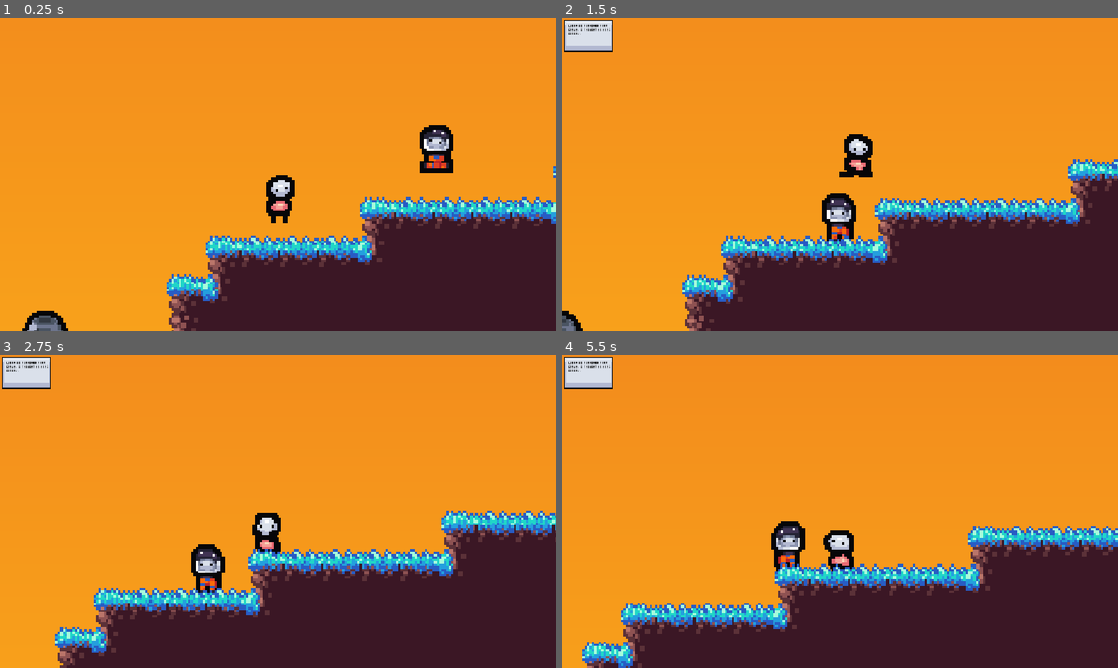
Above: before the commit, frames 1-4 (two rows, left to right).
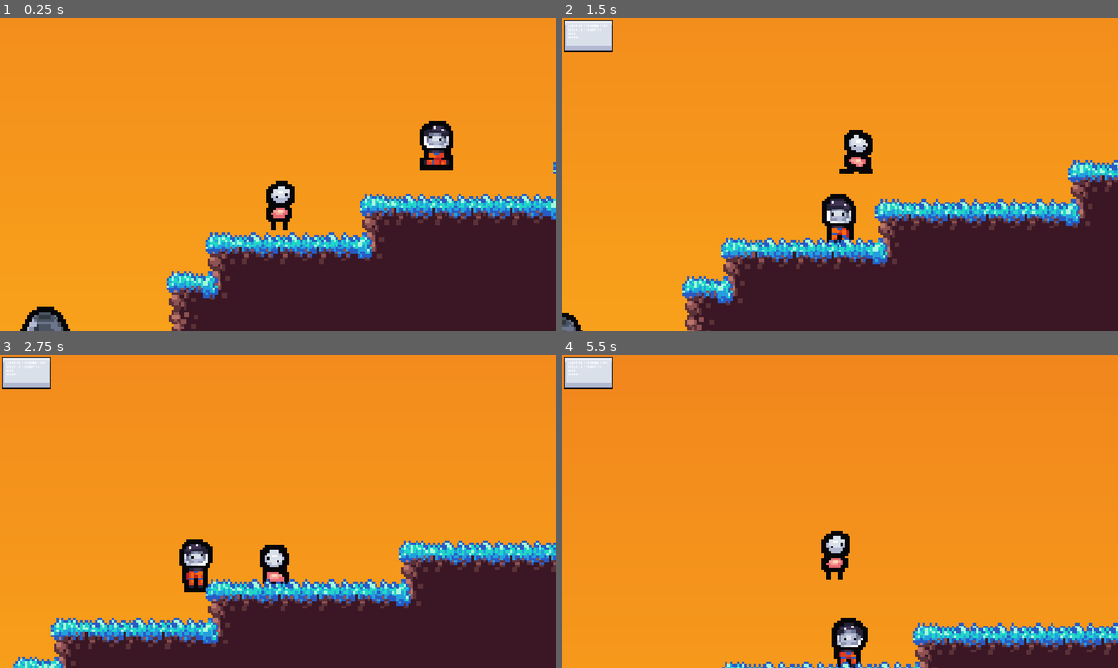
Above: after the commit, the same moments.

Repository: SailedHare/Little-Guy-In-Big-World
Game: Godot game, scene res://Scenes/main.tscn
The game is run twice, just before and just after one commit, with the same random seed, the same clock (stepped at 60 frames per second) and the same inputs.
Inputs:
- Up to frame 1 (0.25 s): no input
- Up to frame 2 (1.5 s): hold Space (jump) 0.53-1.28 s; hold D (right) from 0.53 s (still down); tap E (interact) at 1.35 s
- Up to frame 3 (2.75 s): tap Space (jump) at 1.52, 1.55, 1.82 s; release D (right) at 2.03 s; hold A (left) from 2.03 s (still down); hold Space (jump) from 2.03 s (still down)
- Up to frame 4 (5.5 s): release A (left) at 2.78 s; release Space (jump) at 2.78 s; hold D (right) 2.78-4.28 s; tap E (interact) at 2.85, 4.35 s; tap Space (jump) at 3.02, 3.05, 3.32, 4.52, 4.55, 4.82 s; hold Space (jump) 3.53-4.28 s; hold A (left) 4.28-5.03 s; hold D (right) from 5.03 s (still down); hold Space (jump) from 5.03 s (still down)

The runs differ from the first frame. In frame 1, 6.6% of the frame differs, in the area x 3-100%, y 32-100%; in frame 2, 3.4%; in frame 3, 16%; in frame 4, 28%, in the area x 1-100%, y 2-100%.

Commit message:
fix text box and make movemnt/ jump better

Diff:
--- a/Scenes/player.gd
+++ b/Scenes/player.gd
@@ -1,36 +1,81 @@
 extends CharacterBody2D
-var max_speed = 50
+
+var max_speed = 100
 var acceleration = 100
 var direction
 var friction = 500
-var jump_velocity = 50
-const jump_velo_const = 50
-var facing = 1 #1 = right -1 = left
-var gravity = 1
-const gravity_const = 5
+var jump_velocity = 50.0
+
+const MIN_JUMP_VELOCITY = 50.0
+const MAX_JUMP_VELOCITY = 150.0
+const JUMP_CHARGE_SPEED = 150.0
+
+var facing = 1 # 1 = right, -1 = left
+var gravity = 200
+const gravity_const = 500
 var jumped = false
 
 @onready var player_sprite: AnimatedSprite2D = $PlayerSprite
 @onready var text_box: NinePatchRect = $CanvasLayer/TextBox
+
 
 func _unhandled_input(event: InputEvent) -> void:
 	if event.is_action_pressed("interact") and not event.is_echo():
 		text_box.visible = not text_box.visible
 
 
-
 func _physics_process(delta: float) -> void:
-	print(jump_velocity)
 	movement(delta)
 	flipping()
+
 	if not is_on_floor():
-		velocity.y += gravity
-		gravity + 2 * delta
-	else:
-		gravity = gravity_const
+		velocity.y += gravity * delta
 
 
-func flipping():
+func movement(delta: float) -> void:
+	direction = Input.get_axis("left", "right")
+
+	if direction:
+		velocity.x = move_toward(
+			velocity.x,
+			direction * max_speed,
+			acceleration * delta
+		)
+	else:
+		velocity.x = move_toward(
+			velocity.x,
+			0,
+			friction * delta
+		)
+
+	# Charge while holding jump on the ground
+	if is_on_floor() and Input.is_action_pressed("jump"):
+		player_sprite.play("Crouch")
+		jump_velocity = min(
+			jump_velocity + JUMP_CHARGE_SPEED * delta,
+			MAX_JUMP_VELOCITY
+		)
+		max_speed = 30
+
+	# Jump when releasing the button
+	elif is_on_floor() and Input.is_action_just_released("jump"):
+		velocity.y = -jump_velocity
+		jumped = true
+		max_speed = 50
+
+	elif velocity.x != 0:
+		player_sprite.play("Walk")
+	elif is_on_floor():
+		player_sprite.play("Idle")
+
+	# Reset charge after leaving the ground
+	if not is_on_floor() and jumped:
+		jump_velocity = MIN_JUMP_VELOCITY
+
+	move_and_slide()
+
+
+func flipping() -> void:
 	if velocity.x < 0:
 		facing = -1
 	elif velocity.x > 0:
@@ -41,35 +86,10 @@
 			player_sprite.flip_h = false
 		-1:
 			player_sprite.flip_h = true
-func movement(delta):
-	direction = Input.get_axis("left", "right")
-	if direction:
-		velocity.x = move_toward(velocity.x, direction * max_speed, acceleration * delta)
-	else:
-		velocity.x = move_toward(velocity.x, 0 , friction * delta)
-
-	if Input.is_action_just_released("jump") and is_on_floor():
-		velocity.y = -jump_velocity
-		jump_velocity = jump_velo_const
-		max_speed = 100
-		jumped = true
 
 
-	if Input.is_action_pressed("jump"):
-		player_sprite.play("Crouch")
-		if jump_velocity < 150:
-			print("hi")
-			jump_velocity += 150 * delta
-		max_speed = 30
-	elif velocity.x != 0:
-		player_sprite.play("Walk")
-	elif is_on_floor():
-		player_sprite.play("Idle" )
-
-
-	move_and_slide()
-	#AVY CAN YOU MAKE IT SO WHEN FALLING FROM A CERTAIN DISTANCE THE THING BELOW HAPPENs
-	#if jumped == true and is_on_floor():
-		#player_sprite.play("Splat")
-		#if player_sprite.frame == 3:
-			#jumped = false
+# AVY CAN YOU MAKE IT SO WHEN FALLING FROM A CERTAIN DISTANCE THE THING BELOW HAPPENS
+# if jumped == true and is_on_floor():
+#     player_sprite.play("Splat")
+#     if player_sprite.frame == 3:
+#         jumped = false
--- a/Scenes/text_box.tscn
+++ b/Scenes/text_box.tscn
@@ -2,6 +2,10 @@
 
 [ext_resource type="Texture2D" uid="uid://cavsritibgmwe" path="res://Assets/text box.png" id="1_nwibb"]
 [ext_resource type="FontFile" uid="uid://dlp4aefopdnq4" path="res://Assets/Small Pixels.ttf" id="2_0kxgl"]
+
+[sub_resource type="LabelSettings" id="LabelSettings_2v8iq"]
+font = ExtResource("2_0kxgl")
+font_size = 4
 
 [node name="Text Box" type="NinePatchRect" unique_id=161280784]
 offset_right = 110.0
@@ -13,14 +17,17 @@
 patch_margin_bottom = 18
 
 [node name="Label" type="Label" parent="." unique_id=1325355480]
+custom_minimum_size = Vector2(84, 44)
 layout_mode = 0
 offset_left = 13.0
 offset_top = 13.0
-offset_right = 53.0
-offset_bottom = 36.0
+offset_right = 97.0
+offset_bottom = 57.0
 theme_override_colors/font_color = Color(0, 0, 0, 1)
 theme_override_fonts/font = ExtResource("2_0kxgl")
 theme_override_font_sizes/font_size = 4
 text = "Lucky we survived that
 crash. I thought we were
 goners."
+label_settings = SubResource("LabelSettings_2v8iq")
+autowrap_mode = 3
